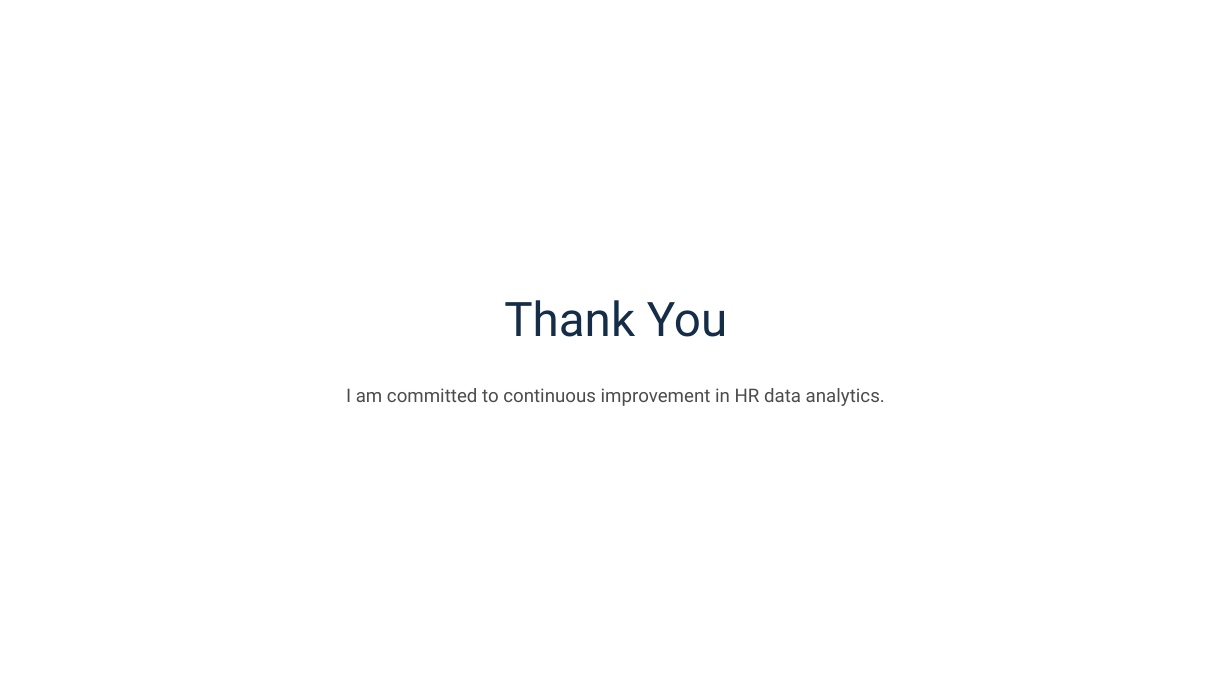
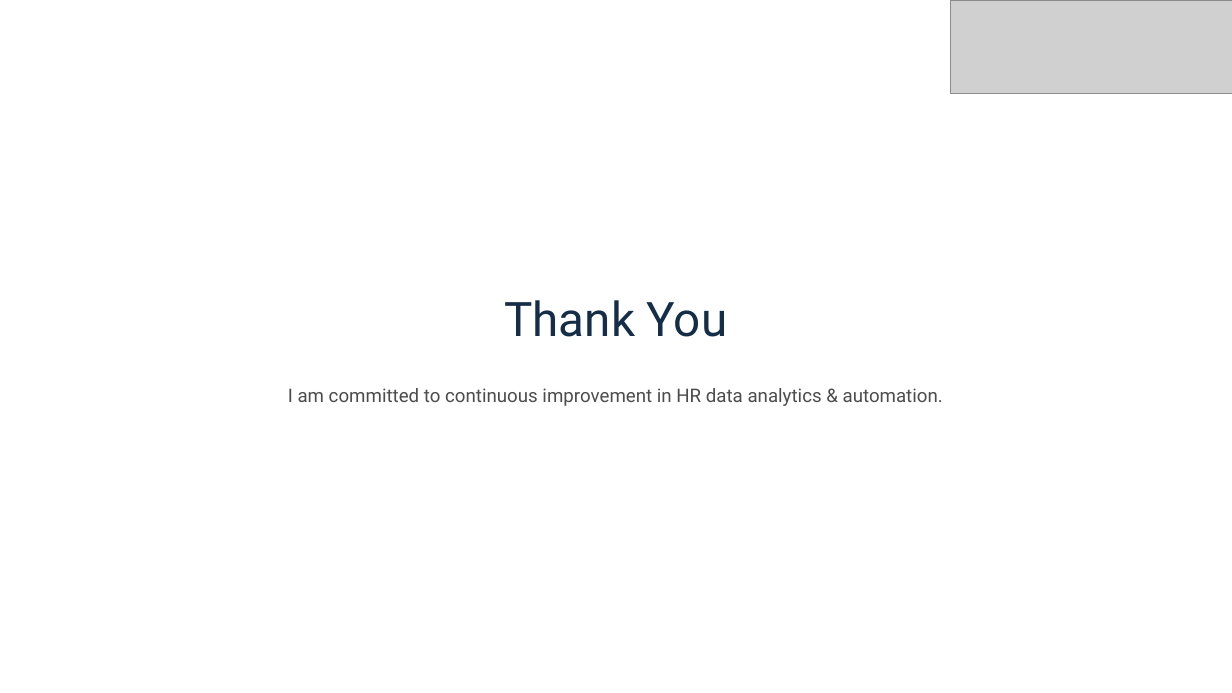
Before and after one commit to adityabhatisaini/Files, a slide deck: slide 10 of Internship-Progress-Report.pptx (slide 8 before the commit). Drawn at 1232x693 pixels with LibreOffice and Linux fonts; fonts in the diff are those of the drawing; grey boxes stand for pictures; background and template pictures are left out. Boxes give left, top, right and bottom in pixels: in the first picture for what was removed or moved away, otherwise in the second. Text is boxed around its words. In the diff, an @@ line names an element or a change of style, - is before the commit and + after.

```diff
--- a/Internship-Progress-Report.pptx
+++ b/Internship-Progress-Report.pptx
@@ picture added at [951, 0, 1232, 94] @@
@@ text at [288, 388, 943, 406]: text changed @@
-I am committed to continuous improvement in HR data analytics.
+I am committed to continuous improvement in HR data analytics & automation.
```
Also in this commit, not shown: 7 other slides changed, 2 slides added.
